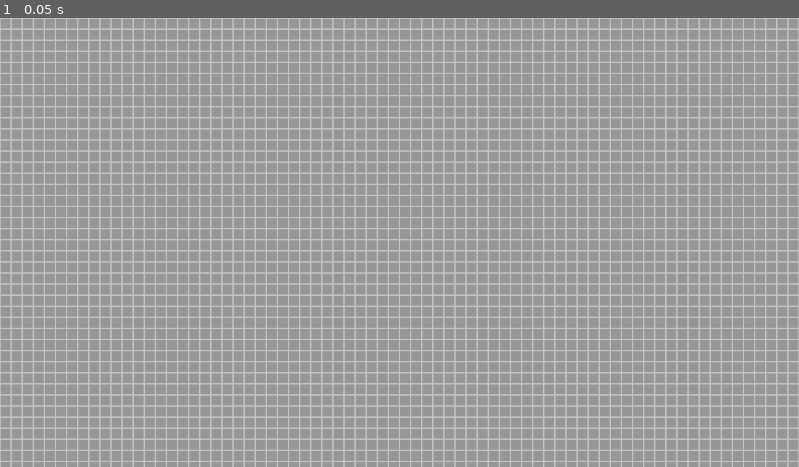
Above: before the commit, frame 1.
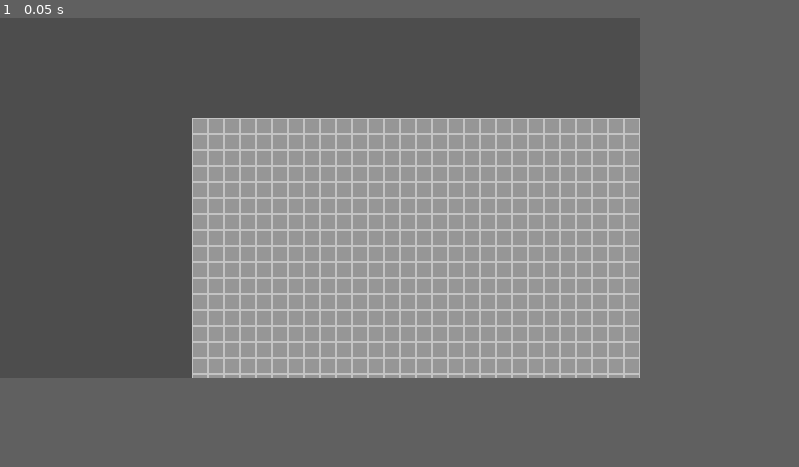
Above: after the commit, the same moment.

Repository: makazis/new-game-project
Game: Godot game, scene res://Scenes/game.tscn
Same seed, same stepped clock (60 frames per second), same inputs: the game is played once before the commit and once after it. Before the commit the project starts from res://game.tscn.
Inputs:
- Up to frame 1 (0.05 s): no input
In our replay, the window is 799x449 before the commit and 640x360 after it. These sizes can differ from the game's own. Grey fills any space a smaller window leaves; there, only what the larger window draws over its background counts as a difference.

The runs differ from the first frame. In frame 1, 52% of the frame differs, in the area x 0-100%, y 0-100%.

Commit message:
Structure

Diff:
--- a/game.tscn
+++ b/Scenes/game.tscn
@@ -1,11 +1,12 @@
-[gd_scene load_steps=6 format=3 uid="uid://qrfenrabb2fy"]
+[gd_scene load_steps=7 format=3 uid="uid://hy17qk6hroyd"]
 
-[ext_resource type="Texture2D" uid="uid://bg40u2tynrt06" path="res://tileset.png" id="1_80nbo"]
-[ext_resource type="Script" uid="uid://lygfmdulrdk1" path="res://game.gd" id="1_e2o6t"]
-[ext_resource type="Texture2D" uid="uid://csm1s33jktb0m" path="res://background_grid.png" id="3_feb5d"]
+[ext_resource type="Script" uid="uid://lygfmdulrdk1" path="res://Scripts/game.gd" id="1_3dryh"]
+[ext_resource type="Texture2D" uid="uid://bg40u2tynrt06" path="res://Assets/tileset.png" id="2_wowpa"]
+[ext_resource type="Texture2D" uid="uid://csm1s33jktb0m" path="res://Assets/background_grid.png" id="3_i6g32"]
+[ext_resource type="Script" uid="uid://d207fq8s0pwfs" path="res://Scripts/Movement.gd" id="4_1l0tm"]
 
 [sub_resource type="TileSetAtlasSource" id="TileSetAtlasSource_e2o6t"]
-texture = ExtResource("1_80nbo")
+texture = ExtResource("2_wowpa")
 0:0/0 = 0
 1:0/0 = 0
 2:0/0 = 0
@@ -23,7 +24,7 @@
 sources/0 = SubResource("TileSetAtlasSource_e2o6t")
 
 [node name="Base" type="Node2D"]
-script = ExtResource("1_e2o6t")
+script = ExtResource("1_3dryh")
 
 [node name="TileMap" type="TileMap" parent="."]
 texture_filter = 1
@@ -37,6 +38,9 @@
 offset_right = 9472.0
 offset_bottom = 9520.0
 scale = Vector2(0.2, 0.2)
-texture = ExtResource("3_feb5d")
+texture = ExtResource("3_i6g32")
 expand_mode = 1
 stretch_mode = 1
+
+[node name="Camera2D" type="Camera2D" parent="."]
+script = ExtResource("4_1l0tm")
--- /dev/null
+++ b/Scripts/Movement.gd
@@ -0,0 +1,19 @@
+extends Camera2D
+
+var camera_zoom = 1
+
+func _input(event):
+	if event is InputEventMouseButton:
+		if event.is_pressed():
+			if event.button_index == MOUSE_BUTTON_LEFT :
+				print("Left mouse button")
+			if event.button_index == MOUSE_BUTTON_WHEEL_UP :
+				camera_zoom *= 1.1
+				print("Up")
+			if event.button_index == MOUSE_BUTTON_WHEEL_DOWN:
+				camera_zoom *= 0.9
+		elif event.is_released():
+			pass
+
+func _process(delta: float) -> void:
+	zoom = Vector2.ONE * camera_zoom
--- /dev/null
+++ b/Scripts/global.gd
@@ -0,0 +1 @@
+extends Node
--- a/project.godot
+++ b/project.godot
@@ -11,9 +11,19 @@
 [application]
 
 config/name="New Game Project"
-run/main_scene="uid://qrfenrabb2fy"
+run/main_scene="uid://hy17qk6hroyd"
 config/features=PackedStringArray("4.4", "GL Compatibility")
 config/icon="res://icon.svg"
+
+[autoload]
+
+Global="*res://Scripts/global.gd"
+
+[display]
+
+window/size/viewport_width=640
+window/size/viewport_height=360
+window/stretch/mode="canvas_items"
 
 [rendering]
 
Renamed: CoolPipes.png -> Assets/CoolPipes.png
Not shown, changed: Assets/CoolPipes.png.import
Renamed: background_grid.png -> Assets/background_grid.png
Not shown, changed: Assets/background_grid.png.import
Renamed: collector.png -> Assets/collector.png
Not shown, changed: Assets/collector.png.import
Renamed: conveyor.png -> Assets/conveyor.png
Not shown, changed: Assets/conveyor.png.import
Renamed: conveyor_turn.png -> Assets/conveyor_turn.png
Not shown, changed: Assets/conveyor_turn.png.import
Renamed: tileset.png -> Assets/tileset.png
Not shown, changed: Assets/tileset.png.import
(and 5 more such lines)
